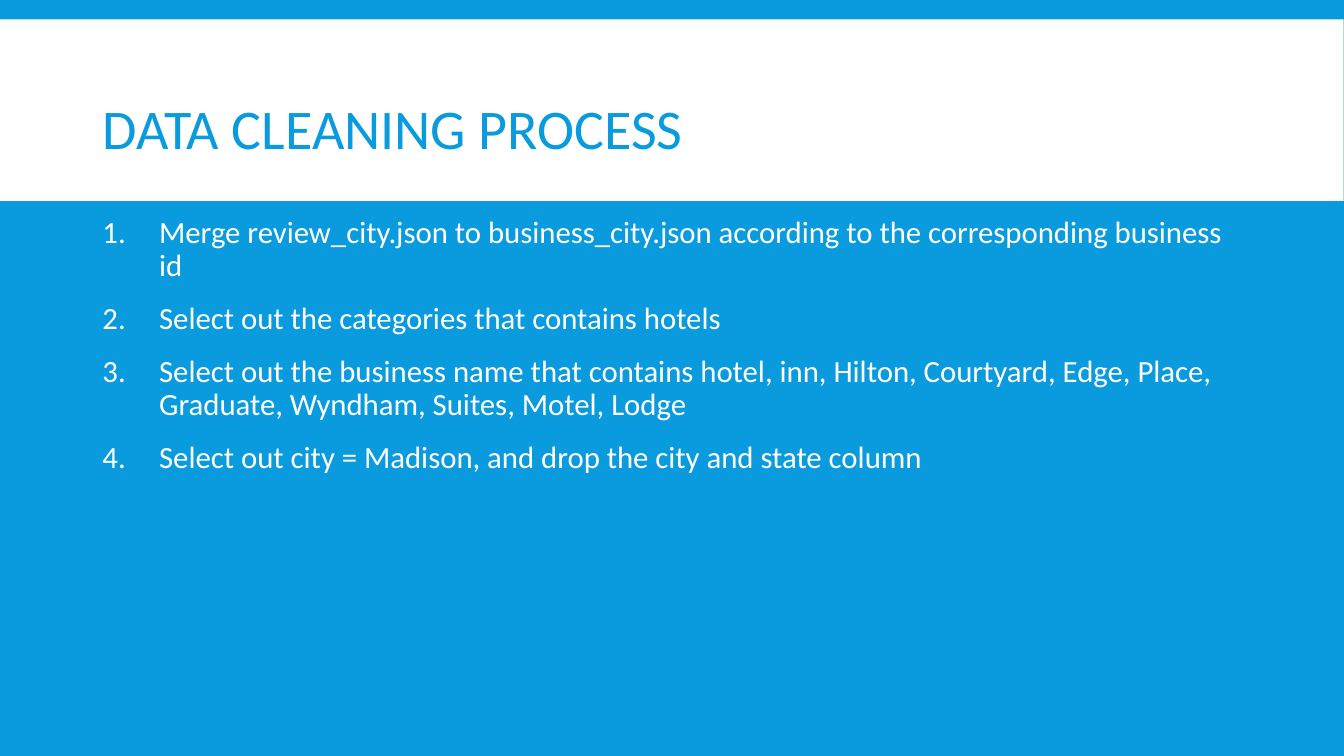
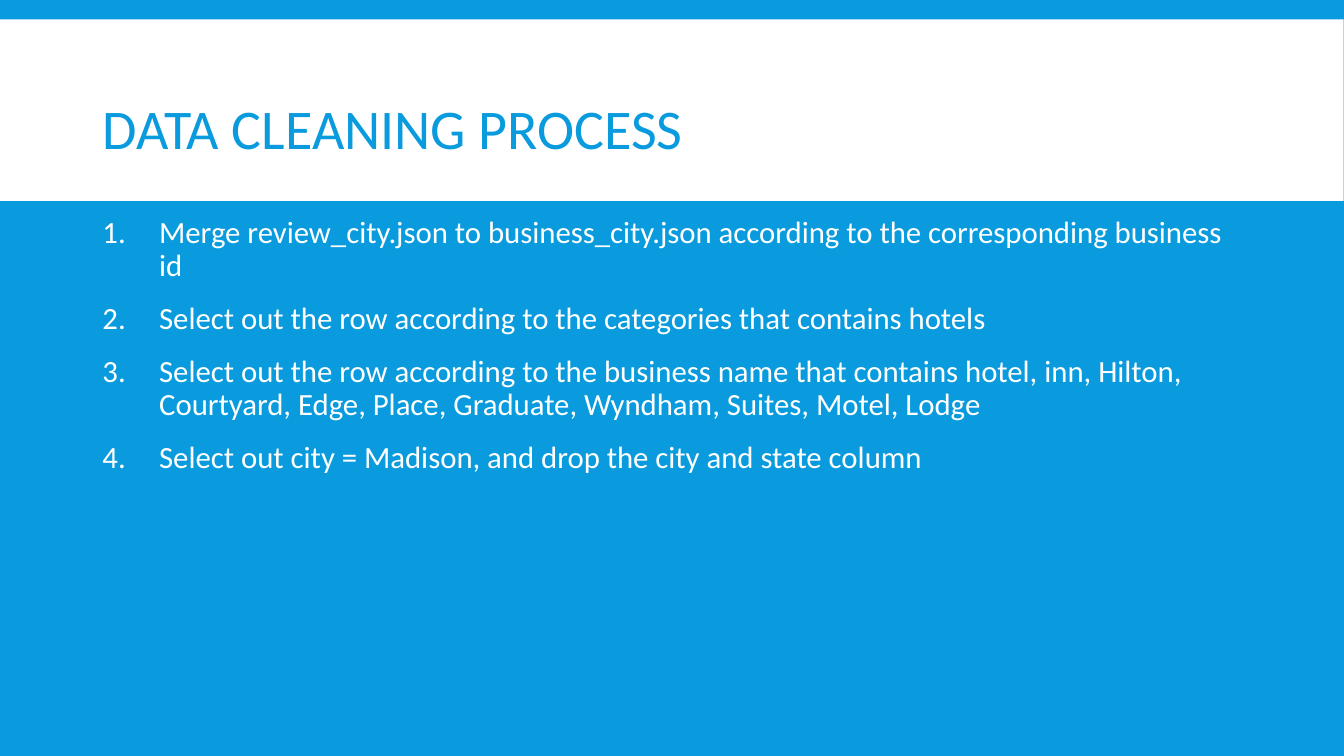
Before and after one commit to cocofreefarm/Module3, a slide deck: slide 2 of Hotels in Madison Area.pptx. Drawn at 1344x756 pixels with LibreOffice and Linux fonts; fonts in the diff are those of the drawing. Boxes give left, top, right and bottom in pixels: in the first picture for what was removed or moved away, otherwise in the second. Text is boxed around its words. In the diff, an @@ line names an element or a change of style, - is before the commit and + after.

```diff
--- a/Hotels in Madison Area.pptx
+++ b/Hotels in Madison Area.pptx
@@ text at <box>159,307,1181,421</box>: text changed @@
-2. Select out the categories that contains hotels
-3. Select out the business name that contains hotel, inn, Hilton, Courtyard, Edge, Place, Graduate, Wyndham, Suites, Motel, Lodge
+2. Select out the row according to the categories that contains hotels
+3. Select out the row according to the business name that contains hotel, inn, Hilton, Courtyard, Edge, Place, Graduate, Wyndham, Suites, Motel, Lodge
```
Also in this commit, not shown: 2 other slides changed, 6 other files.
